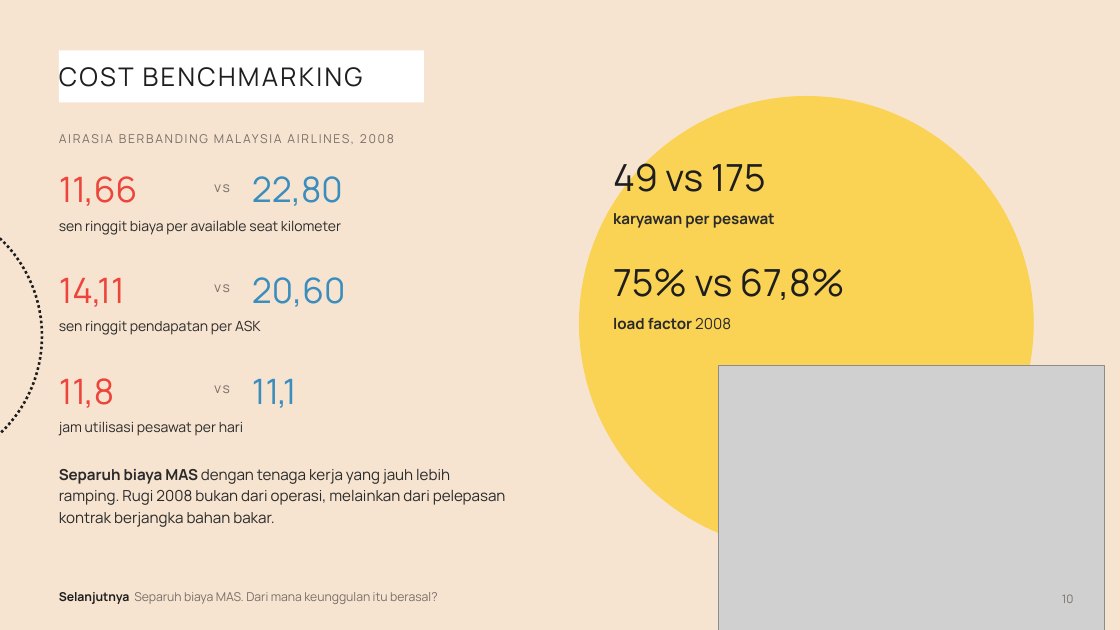
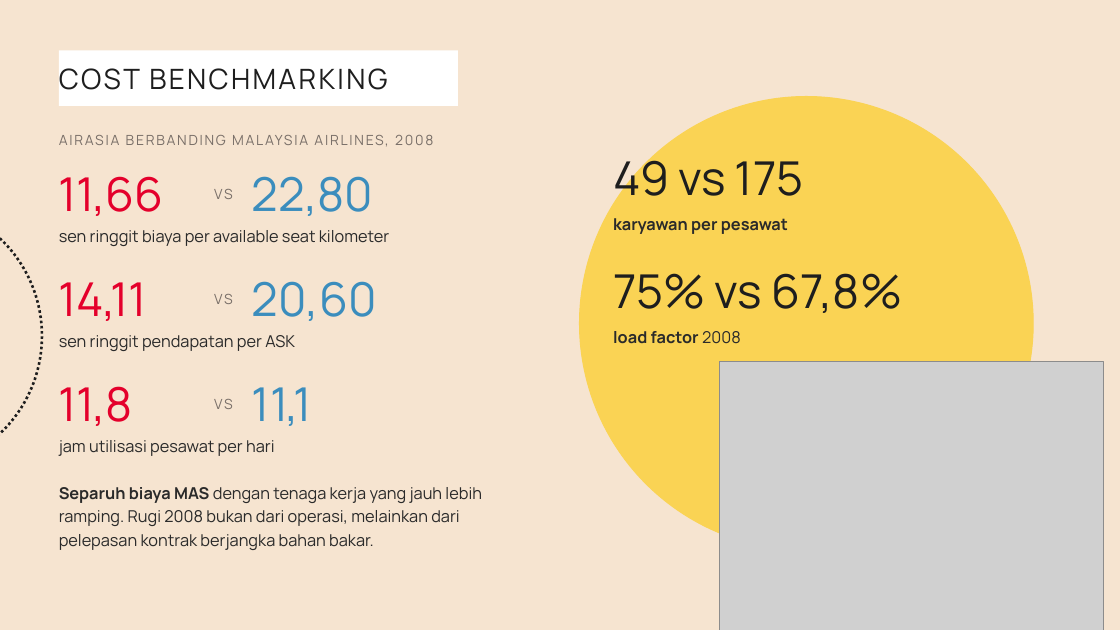
Before and after one commit to aslihabnuri/Dom-Manipulation, a slide deck: slide 10 of strategic-management/airasia-case/SMJKT_Group 3_Aslih_Case AirAsia.pptx. Drawn at 1120x630 pixels with LibreOffice and Linux fonts; fonts in the diff are those of the drawing; grey boxes stand for pictures. Boxes give left, top, right and bottom in pixels: in the first picture for what was removed or moved away, otherwise in the second. Text is boxed around its words. In the diff, an @@ line names an element or a change of style, - is before the commit and + after.

```diff
--- a/strategic-management/airasia-case/SMJKT_Group 3_Aslih_Case AirAsia.pptx
+++ b/strategic-management/airasia-case/SMJKT_Group 3_Aslih_Case AirAsia.pptx
@@ rectangle "COST BENCHMARKING": place and size @@
-rectangle "COST BENCHMARKING" at [59, 50, 424, 103]
+rectangle "COST BENCHMARKING" at [59, 50, 458, 106]
@@ rectangle "COST BENCHMARKING" at [59, 50, 458, 106]: size 22 to 24 pt @@
@@ text "AIRASIA BERBANDING MALAYSIA AIRLINES, 2008" at [59, 126, 563, 153]: size 10.5 to 12 pt @@
@@ text "49 vs 175" at [613, 151, 804, 203]: size 32 to 40 pt @@
@@ text at [214, 189, 233, 199]: text changed @@
-vs
+VS
@@ text "sen ringgit biaya per available ...": place and size @@
-text "sen ringgit biaya per available ..." at [59, 220, 341, 235]
+text "sen ringgit biaya per available ..." at [59, 230, 389, 246]
@@ text "75% vs 67,8%" at [613, 273, 902, 313]: size 32 to 40 pt @@
@@ text at [214, 294, 233, 304]: text changed @@
-vs
+VS
@@ text "sen ringgit pendapatan per ASK": place and size @@
-text "sen ringgit pendapatan per ASK" at [59, 320, 260, 335]
+text "sen ringgit pendapatan per ASK" at [59, 335, 295, 351]
@@ text "load factor 2008": place and size @@
-text "load factor 2008" at [613, 318, 731, 329]
+text "load factor 2008" at [613, 331, 741, 344]
@@ size 30 to 40 pt, text colour #ED443B to #E4002B in 3 elements at [59, 176, 164, 216], [59, 282, 147, 321], [59, 386, 133, 426] @@
@@ text "11,8": place and size @@
-text "11,8" at [59, 378, 114, 408]
+text "11,8" at [59, 386, 133, 426]
@@ size 30 to 40 pt in 3 elements at [252, 176, 373, 216], [252, 281, 377, 321], [252, 387, 311, 426] @@
@@ text "11,1": place and size @@
-text "11,1" at [252, 379, 297, 408]
+text "11,1" at [252, 387, 311, 426]
@@ picture: place and size @@
-picture at [718, 365, 1105, 630]
+picture at [719, 361, 1103, 630]
@@ text at [214, 399, 233, 409]: text changed @@
-vs
+VS
@@ size 12 to 14 pt; line spacing 1.18 to 1.2 in 3 elements at [59, 230, 389, 246], [59, 335, 295, 351], [59, 440, 275, 456] @@
@@ text "jam utilisasi pesawat per hari": place and size @@
-text "jam utilisasi pesawat per hari" at [59, 421, 243, 436]
+text "jam utilisasi pesawat per hari" at [59, 440, 275, 456]
@@ size 13 to 14 pt; line spacing 1.18 to 1.2 in 3 elements at [613, 218, 788, 234], [613, 331, 741, 344], [59, 487, 482, 550] @@
@@ text "Separuh biaya MAS dengan tenaga ...": place and size @@
-text "Separuh biaya MAS dengan tenaga ..." at [59, 469, 506, 527]
+text "Separuh biaya MAS dengan tenaga ..." at [59, 487, 482, 550]
@@ text removed at [59, 592, 438, 604] @@
-Selanjutnya Separuh biaya MAS. Dari mana keunggulan itu berasal?
@@ text removed at [1062, 594, 1074, 603] @@
-10
```
Also in this commit, not shown: 18 other slides changed, 1 slide added, 1 slide removed, 14 other files.
